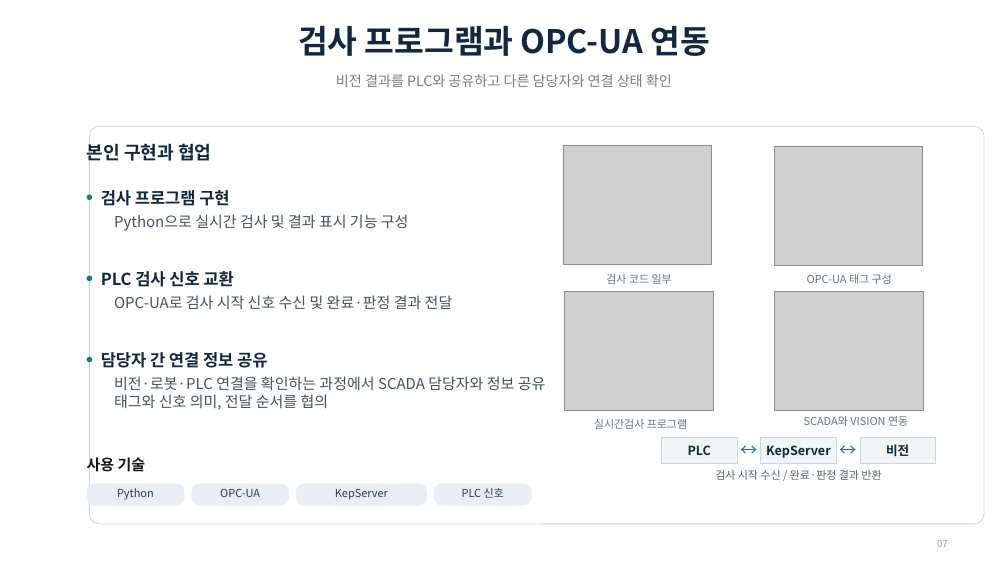
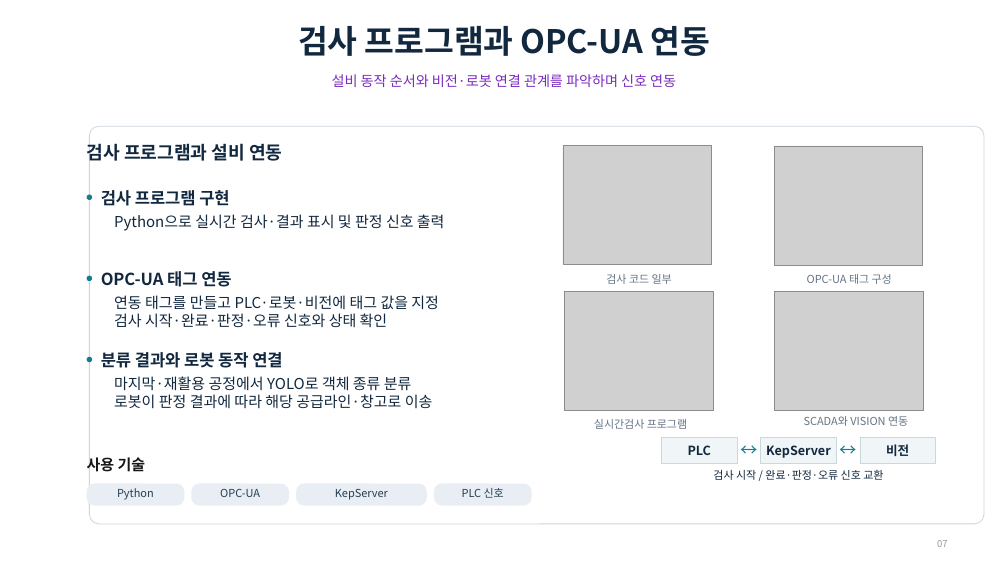
Before and after one commit to ghjyuwe1-sudo/project, a slide deck: slide 7 of portfolio/portfolio.pptx. Drawn at 1008x567 pixels with LibreOffice and Linux fonts; fonts in the diff are those of the drawing; grey boxes stand for pictures. Boxes give left, top, right and bottom in pixels: in the first picture for what was removed or moved away, otherwise in the second. Text is boxed around its words. In the diff, an @@ line names an element or a change of style, - is before the commit and + after.

```diff
--- a/portfolio/portfolio.pptx
+++ b/portfolio/portfolio.pptx
@@ text at [332, 74, 676, 87]: text changed; text colour #7C7C7C to #7B2CBF @@
-비전 결과를 PLC와 공유하고 다른 담당자와 연결 상태 확인
+설비 동작 순서와 비전·로봇 연결 관계를 파악하며 신호 연동
@@ text at [87, 141, 282, 165]: text changed @@
-본인 구현과 협업
+검사 프로그램과 설비 연동
@@ text at [114, 214, 445, 231]: text changed; text colour #435261 to #12283F @@
-Python으로 실시간 검사 및 결과 표시 기능 구성
+Python으로 실시간 검사·결과 표시 및 판정 신호 출력
@@ text at [101, 271, 231, 287]: text changed @@
-PLC 검사 신호 교환
+OPC-UA 태그 연동
@@ text at [114, 295, 439, 327]: text changed; text colour #435261 to #12283F @@
-OPC-UA로 검사 시작 신호 수신 및 완료·판정 결과 전달
+연동 태그를 만들고 PLC·로봇·비전에 태그 값을 지정
+검사 시작·완료·판정·오류 신호와 상태 확인
@@ text at [101, 352, 282, 368]: text changed @@
-담당자 간 연결 정보 공유
+분류 결과와 로봇 동작 연결
@@ text at [114, 376, 433, 409]: text changed; text colour #435261 to #12283F @@
-비전·로봇·PLC 연결을 확인하는 과정에서 SCADA 담당자와 정보 공유
-태그와 신호 의미, 전달 순서를 협의
+마지막·재활용 공정에서 YOLO로 객체 종류 분류
+로봇이 판정 결과에 따라 해당 공급라인·창고로 이송
@@ text at [713, 470, 883, 480]: text changed; text colour #526577 to #12283F @@
-검사 시작 수신 / 완료·판정 결과 반환
+검사 시작 / 완료·판정·오류 신호 교환
```
Also in this commit, not shown: 6 other slides changed.
